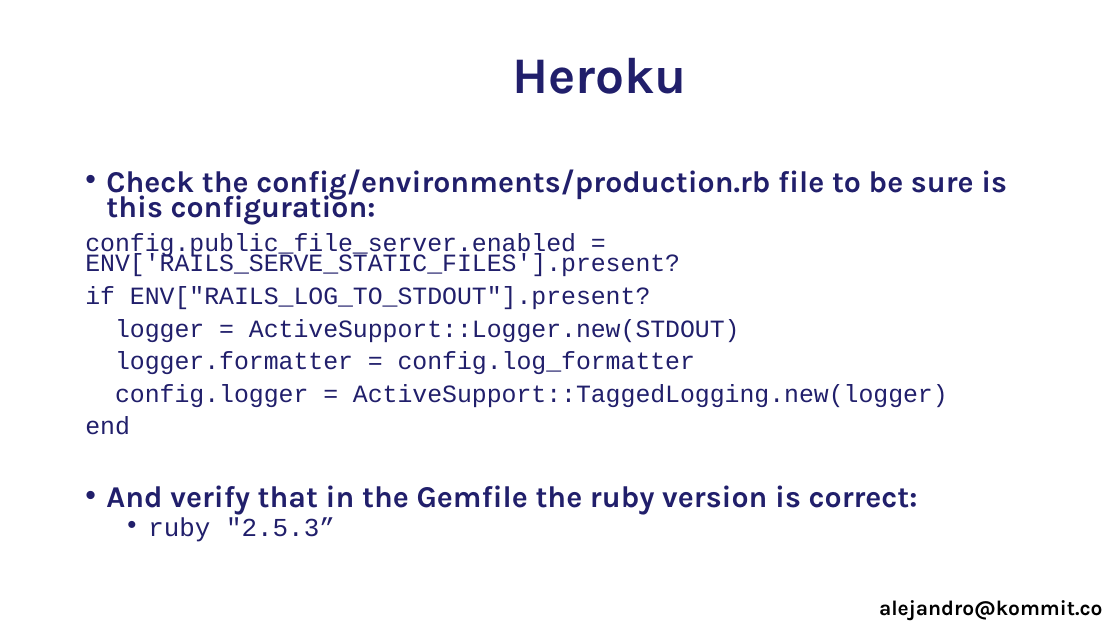
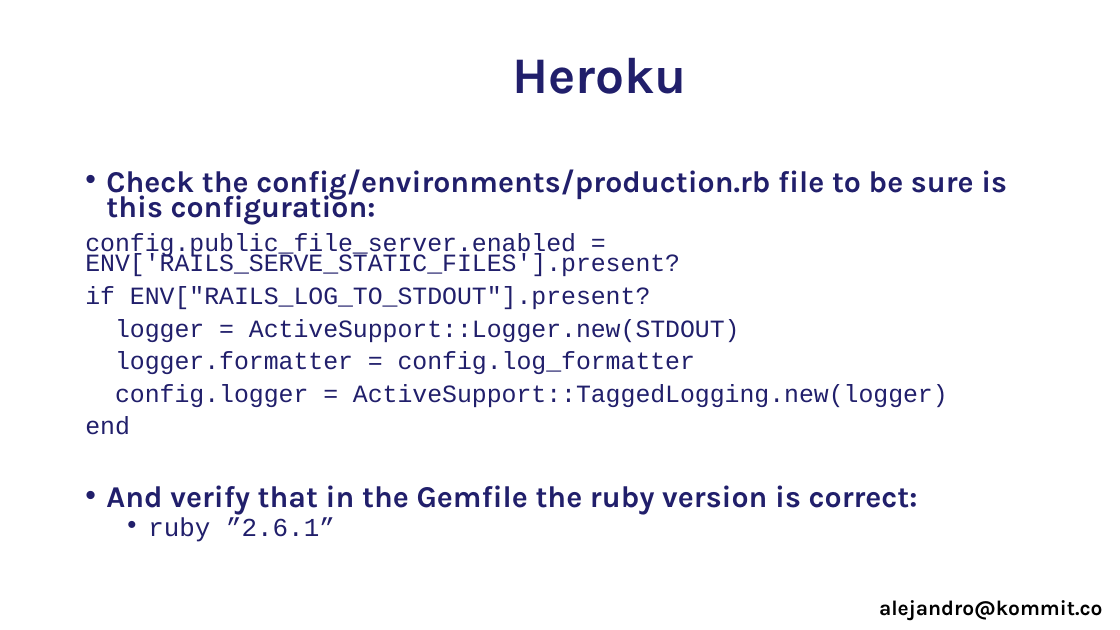
Before and after one commit to alejandrotoro/RubyOnRailsCourse, a slide deck: slide 4 of Section 10 - Heroku.pptx. Drawn at 1120x630 pixels with LibreOffice and Linux fonts; fonts in the diff are those of the drawing; background and template pictures are left out. Boxes give left, top, right and bottom in pixels: in the first picture for what was removed or moved away, otherwise in the second. Text is boxed around its words. In the diff, an @@ line names an element or a change of style, - is before the commit and + after.

Commit message:
Update the Heroku slides

```diff
--- a/Section 10 - Heroku.pptx
+++ b/Section 10 - Heroku.pptx
@@ text at (148, 517, 335, 542): text changed @@
-  • ruby "2.5.3”
+  • ruby ”2.6.1”
```
Also in this commit, not shown: 1 other slide changed, 1 other file.
